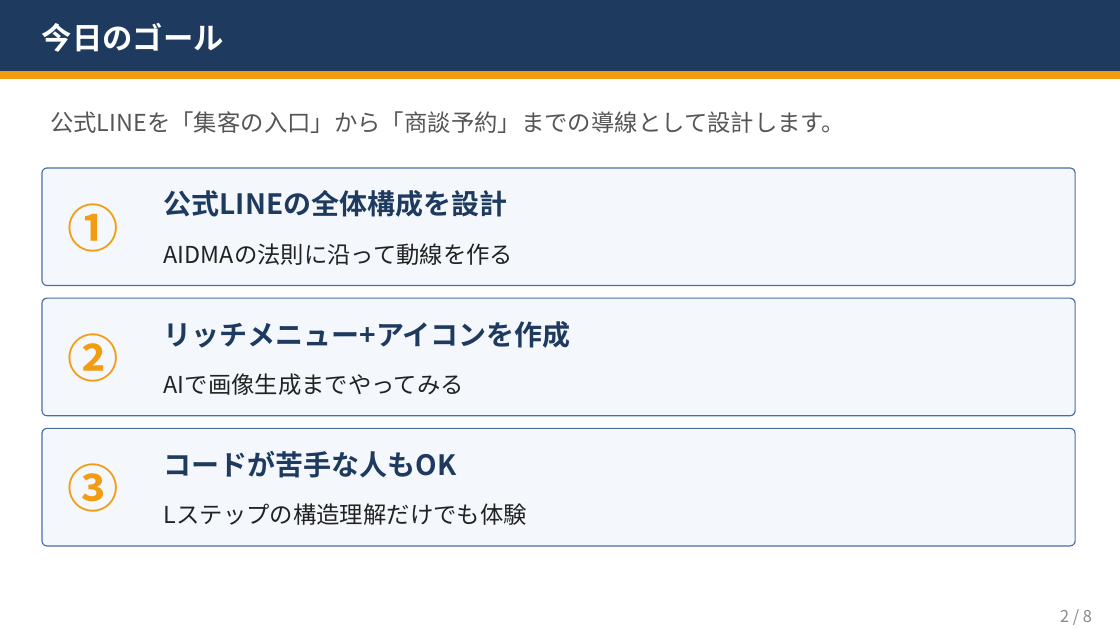
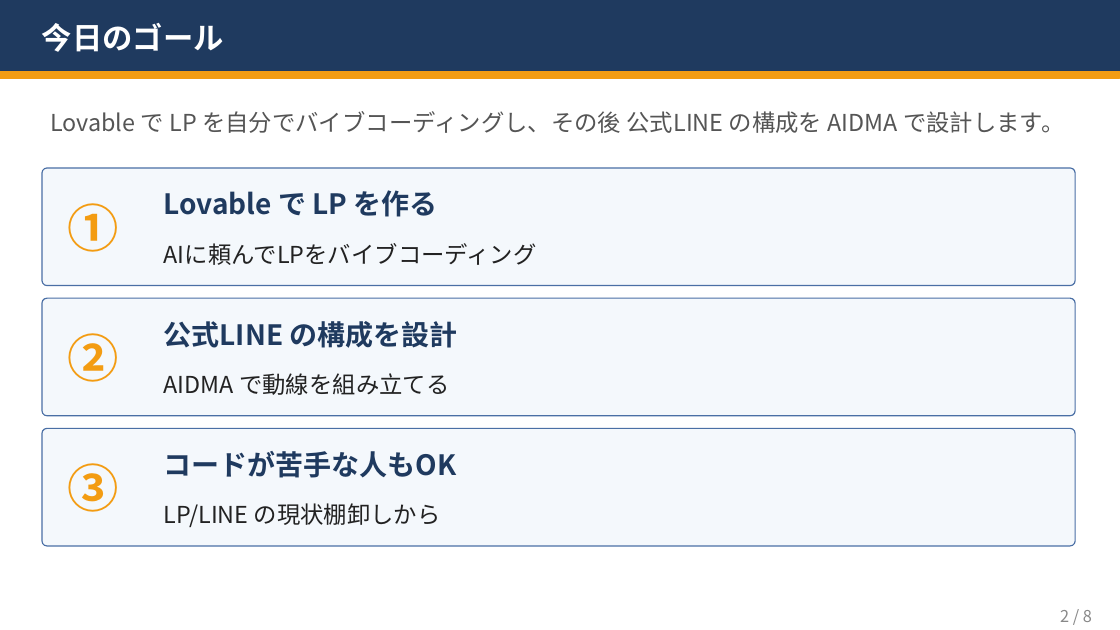
Before and after one commit to kana-story-321/github.io, a slide deck: slide 2 of pptx_sessions_8_22/第9回_基礎編_講師用.pptx. Drawn at 1120x630 pixels with LibreOffice and Linux fonts; fonts in the diff are those of the drawing. Boxes give left, top, right and bottom in pixels: in the first picture for what was removed or moved away, otherwise in the second. Text is boxed around its words. In the diff, an @@ line names an element or a change of style, - is before the commit and + after.

```diff
--- a/pptx_sessions_8_22/第9回_基礎編_講師用.pptx
+++ b/pptx_sessions_8_22/第9回_基礎編_講師用.pptx
@@ text at bbox=[50, 111, 1064, 133]: text changed @@
-公式LINEを「集客の入口」から「商談予約」までの導線として設計します。
+Lovable で LP を自分でバイブコーディングし、その後 公式LINE の構成を AIDMA で設計します。
@@ text at bbox=[164, 190, 438, 217]: text changed @@
-公式LINEの全体構成を設計
+Lovable で LP を作る
@@ text at bbox=[164, 243, 537, 265]: text changed @@
-AIDMAの法則に沿って動線を作る
+AIに頼んでLPをバイブコーディング
@@ text at bbox=[164, 321, 458, 348]: text changed @@
-リッチメニュー+アイコンを作成
+公式LINE の構成を設計
@@ text at bbox=[164, 373, 449, 395]: text changed @@
-AIで画像生成までやってみる
+AIDMA で動線を組み立てる
@@ text at bbox=[164, 503, 441, 527]: text changed @@
-Lステップの構造理解だけでも体験
+LP/LINE の現状棚卸しから
```
Also in this commit, not shown: 7 other slides changed, 58 other files.
